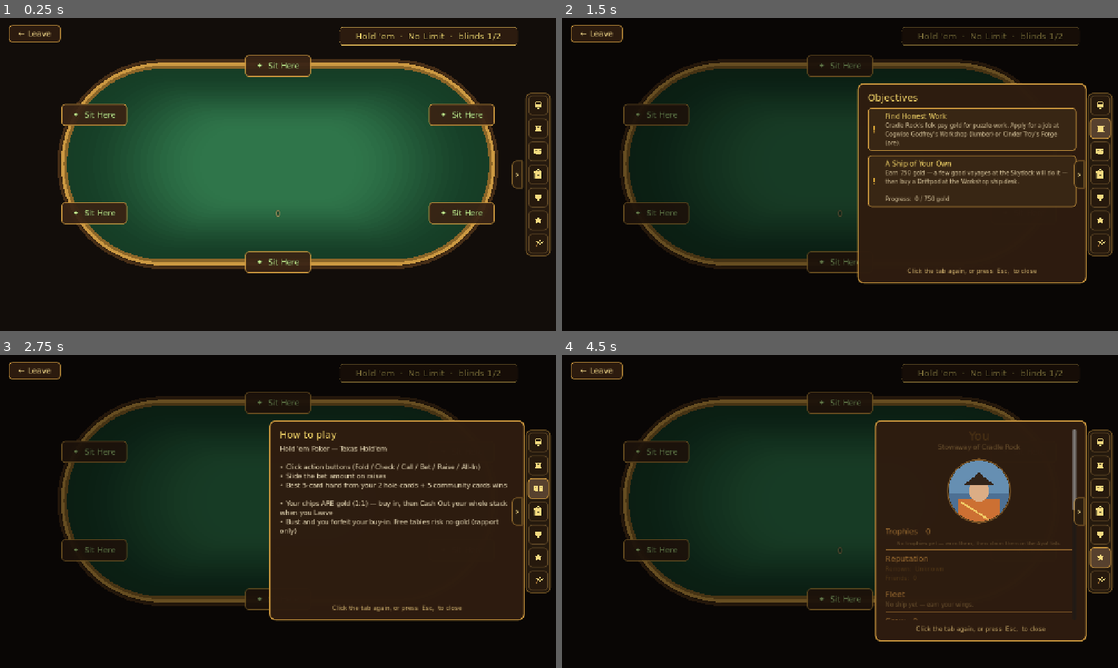
Above: before the commit, frames 1-4 (two rows, left to right).
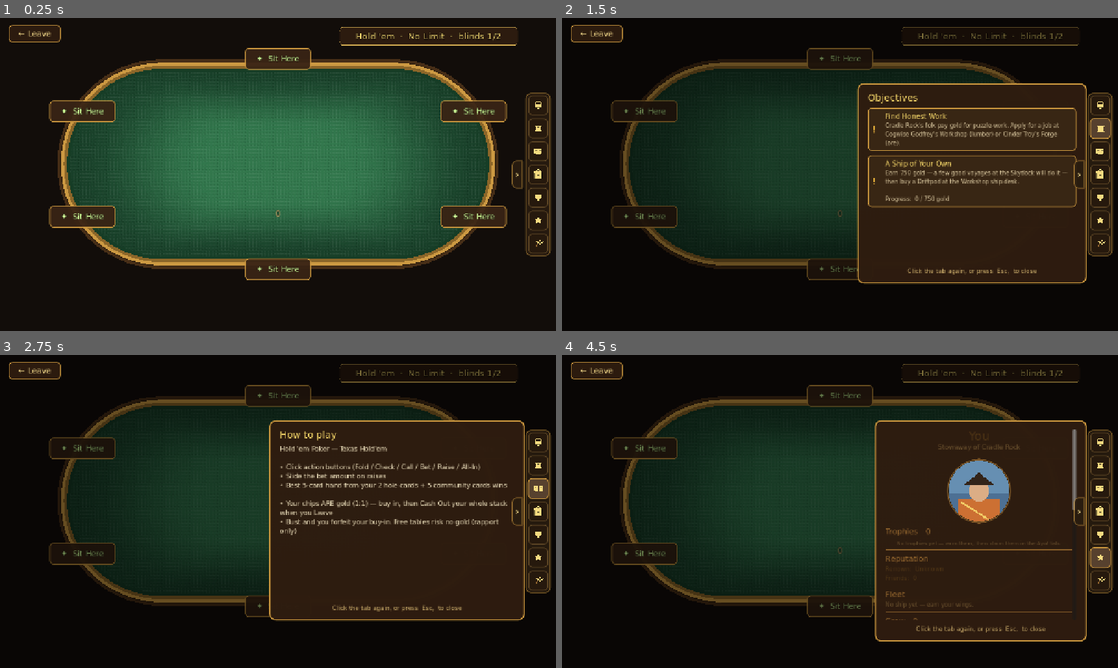
Above: after the commit, the same moments.

Repository: TairoyZone/shivaliva-shanty
Game: Godot game, scene res://puzzles/poker/poker_scene.tscn
Two runs of this game, one before a commit and one after it. Both use one fixed random seed, a clock stepped at 60 frames per second and the inputs below. This scene is started directly instead of the project's main scene.
Inputs (mouse positions are in pixels of both pictures, inside the frame that each line leads up to):
- Up to frame 1 (0.25 s): no input
- Up to frame 2 (1.5 s): click "0" at 0.5 s; click (1101, 127) at 1.27 s
- Up to frame 3 (2.75 s): click (539, 489) at 2.02 s
- Up to frame 4 (4.5 s): click (1101, 511) at 2.77 s; click (1101, 533) at 3.52 s; click (1101, 558) at 4.27 s

The runs differ from the first frame. In frame 1, 4.4% of the frame differs, in the area x 8-92%, y 9-84%; in frame 2, 1.2%; in frame 3, 1.0%; in frame 4, 1.3%.

Commit message:
feat(poker): woven felt texture + nudge seats outward (symmetric)
- FELT WEAVE: a procedural tiling over-under weave texture, drawn clipped to the
  felt stadium polygon (never the brass rim) over the spotlight vignette, so the
  baize reads as real woven fabric instead of a flat fill (Troy 2026-06-14).
  Texture built once in _ready; one textured draw call (texture_repeat tiles it).
- SEATS OUT: bumped the seat ellipse radii (SEAT_RX 488->520, SEAT_RY 226->242)
  so all ten seats move radially outward a touch, off the green and onto the rim,
  per Troy's arrows — stays symmetric by construction, clears the right-side rail.

Co-Authored-By: Claude Opus 4.8 (1M context) <noreply@anthropic.com>

Diff:
--- a/puzzles/poker/poker_scene.gd
+++ b/puzzles/poker/poker_scene.gd
@@ -29,8 +29,8 @@
 ## The oval table's centre + the seat ring (an ellipse on the rim). Every seat is placed symmetrically
 ## around this — seat 0 (you) at bottom-centre, the rest spaced evenly all the way around. See _seat_position.
 const TABLE_CENTER : Vector2 = Vector2(640.0, 336.0)
-const SEAT_RX : float = 488.0
-const SEAT_RY : float = 226.0
+const SEAT_RX : float = 520.0
+const SEAT_RY : float = 242.0
 ## Delay between consecutive hole cards during the deal.
 const HOLE_DEAL_STAGGER : float = 0.07
 ## How long one hole card takes to slide from deck to its seat.
@@ -79,6 +79,7 @@
 @onready var _result_btn : Button = %ResultButton
 
 var _seats : Array[PokerSeat] = []
+var _weave_tex : ImageTexture = null   # procedural felt-weave overlay, built once in _ready (see _make_weave_texture)
 ## Rolling buffer of recent table EVENTS (raises, folds, all-ins, wins, busts) fed into the seated NPCs' live
 ## chat context (see [method npc_chat_context]) so they react to what just happened. Cleared each new hand.
 var _chat_events : Array[String] = []
@@ -145,6 +146,9 @@
 
 	super._ready()
 	add_to_group("chat_scene")   # opt this puzzle into the chat bar (normally HUD-hidden) so you can banter at the table
+	texture_repeat = CanvasItem.TEXTURE_REPEAT_ENABLED   # let the felt-weave texture TILE across the table in _draw
+	_weave_tex = _make_weave_texture()
+	queue_redraw()                                       # redraw the felt now that the weave texture exists
 	var controls : String
 	if TouchEnv.is_touch():
 		controls = ("• Tap the action buttons (Fold / Check / Call / Bet / Raise / All-In)\n"
@@ -196,6 +200,15 @@
 		var sz : Vector2 = felt_edge_sz.lerp(felt_core_sz, t)
 		var col : Color = felt_rim.lerp(felt_lit, smoothstep(0.0, 1.0, t))
 		_draw_stadium(TABLE_CENTER, sz, col)
+	# A subtle WOVEN-FABRIC texture over the felt: a tiling over-under weave, drawn only INSIDE the felt stadium
+	# (the polygon clips it, so it never touches the brass rim), layered on the spotlight so the green reads as real
+	# baize, not a flat fill (Troy 2026-06-14). One textured draw call; the texture is built once in _ready.
+	if _weave_tex != null:
+		var weave_poly : PackedVector2Array = _stadium_polygon(TABLE_CENTER, Vector2(958.0, 424.0), 18)
+		var uvs : PackedVector2Array = PackedVector2Array()
+		for p in weave_poly:
+			uvs.append(p / float(_weave_tex.get_width()))   # ~1:1 world-to-texel, so the weave stays fine
+		draw_colored_polygon(weave_poly, Color(1.0, 1.0, 1.0, 1.0), uvs, _weave_tex)
 
 
 # Draw a filled STADIUM (racetrack) — a central rectangle capped by a semicircle at each end — centred
@@ -208,6 +221,44 @@
 		draw_rect(Rect2(c.x - mid, c.y - r, mid * 2.0, r * 2.0), color, true)
 	draw_circle(Vector2(c.x - mid, c.y), r, color)
 	draw_circle(Vector2(c.x + mid, c.y), r, color)
+
+
+# Build a small TILING over-under weave texture for the felt baize: mostly transparent, with faint light/dark
+# threads that interlace (warp over weft, then weft over warp). Subtle (low alpha) so it reads as fabric, not noise.
+func _make_weave_texture() -> ImageTexture:
+
+	var s : int = 16
+	var thread : int = 4
+	var amp : float = 0.09   # max thread highlight/shadow alpha
+	var img : Image = Image.create(s, s, false, Image.FORMAT_RGBA8)
+	for y in s:
+		for x in s:
+			var wx : int = (x / thread) % 2
+			var wy : int = (y / thread) % 2
+			var warp_over : bool = ((wx + wy) % 2) == 0
+			var across : float = (float(x % thread) if warp_over else float(y % thread)) / float(thread)
+			var sh : float = 1.0 - absf(across - 0.5) * 2.0   # 1 at a thread's centre, 0 at its edges → rounded
+			var v : float = lerpf(-amp, amp, sh)              # dark edges, light centre
+			img.set_pixel(x, y, Color(1, 1, 1, v) if v >= 0.0 else Color(0, 0, 0, -v))
+	return ImageTexture.create_from_image(img)
+
+
+# The felt STADIUM as a closed polygon (two semicircle caps + the implied straight edges), so the weave fills
+# exactly that shape and never bleeds onto the brass rim.
+func _stadium_polygon(c: Vector2, sz: Vector2, arc_segs: int) -> PackedVector2Array:
+
+	var r : float = sz.y * 0.5
+	var mid : float = maxf(sz.x * 0.5 - r, 0.0)
+	var pts : PackedVector2Array = PackedVector2Array()
+	var rc : Vector2 = Vector2(c.x + mid, c.y)
+	for i in arc_segs + 1:
+		var a : float = -PI * 0.5 + PI * (float(i) / float(arc_segs))   # right cap: top → bottom
+		pts.append(rc + Vector2(cos(a), sin(a)) * r)
+	var lc : Vector2 = Vector2(c.x - mid, c.y)
+	for i in arc_segs + 1:
+		var a : float = PI * 0.5 + PI * (float(i) / float(arc_segs))    # left cap: bottom → top
+		pts.append(lc + Vector2(cos(a), sin(a)) * r)
+	return pts
 
 
 # --- Setup: open seating (pick a chair → invite folk → deal) -----------
